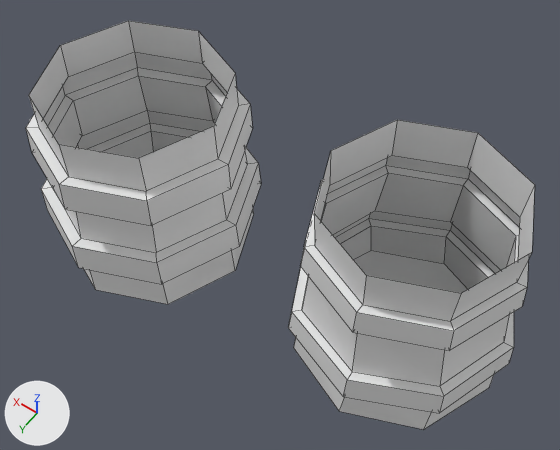
A saved change to the Blender file Blender/Tankard.blend.
Both versions are drawn from a camera (50 mm lens) standing at (-4.01, 3.42, 6.56) and looking at (-1.45, -0.15, 0.95). The axes (+X, +Y, +Z) are drawn at lower left. The lights are the same throughout. The older version comes first. Mesh edges are drawn as thin lines.

The first picture shows '4Loops', 'Beveled'.
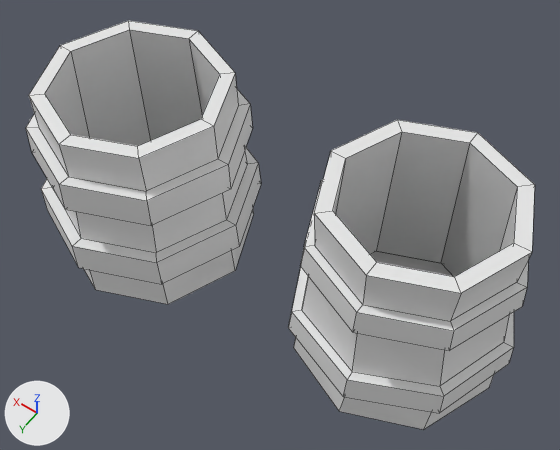
Patch to the scene script:
```diff
--- a/Blender/Tankard.blend.py
+++ b/Blender/Tankard.blend.py
@@ me_cylinder @@
 # used by ob_4loops; location = (-2.697, -0.331, -0.015); scale = (1.0, 1.0, 0.912)
-me_cylinder.from_pydata(...)  # 80 vertices, 73 faces; spans x -1.06..1.07, y -1.07..1.06, z 0.01..2.22
+me_cylinder.from_pydata(...)  # 96 vertices, 89 faces; spans x -1.06..1.07, y -1.07..1.06, z 0.01..2.22
+# me_cylinder part 1
+# 16 vertices are added at x -0.85..0.85, y -0.85..0.85, z 0.23..2.22
+# 16 new faces join them
@@ me_cylinder_001 @@
 # used by ob_beveled; location = (0.0, 0.0, 1.009)
-me_cylinder_001.from_pydata(...)  # 80 vertices, 73 faces; spans x -1.09..1.08, y -1.09..1.09, z -1.0..1.0
+me_cylinder_001.from_pydata(...)  # 96 vertices, 89 faces; spans x -1.09..1.08, y -1.09..1.09, z -1.0..1.0
+# me_cylinder_001 part 2
+# 16 vertices are added at x -0.87..0.87, y -0.87..0.87, z -0.84..1.0
+# 16 new faces join them
```

Where the change shows, as pixel boxes [x1, y1, x2, y2] in the pictures (560 x 450 px):
part 1 of me_cylinder, added
    after: [315, 120, 535, 293]
part 2 of me_cylinder_001, added
    after: [29, 20, 235, 158]
